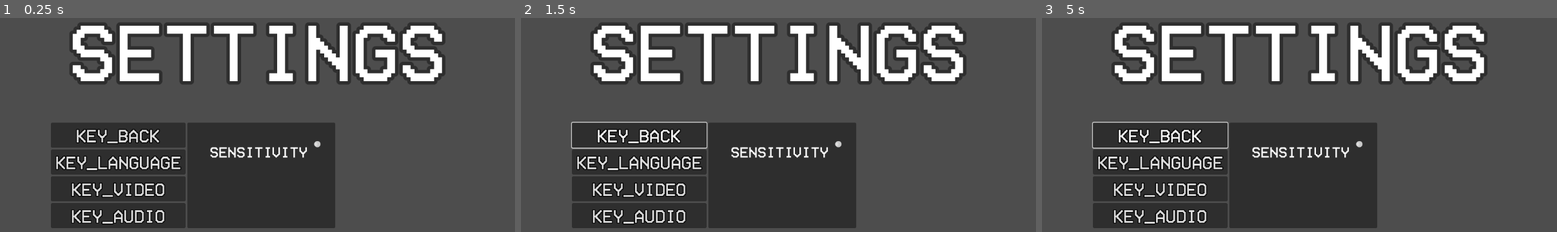
Above: before the commit, frames 1-3 (left to right).
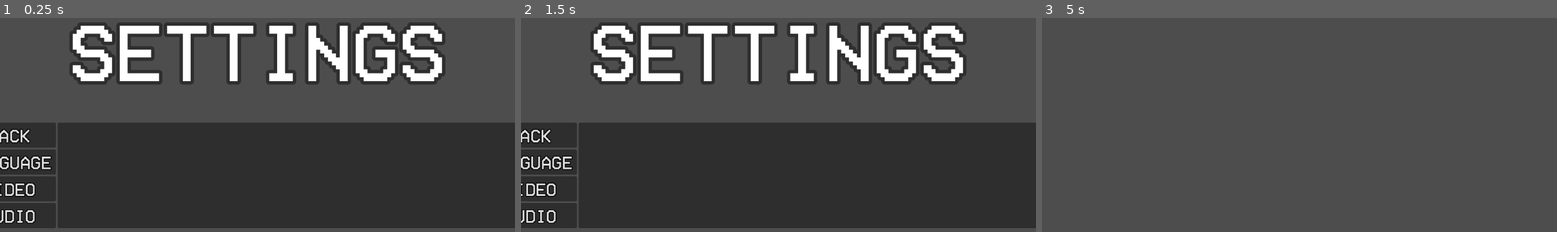
Above: after the commit, the same moments.

Repository: worghet/ICS4U___KALTBLUT
Game: Godot game, scene res://scenes/settings_menu.tscn
Two runs of this game, one before a commit and one after it. Both use one fixed random seed, a clock stepped at 60 frames per second and the inputs below. This scene is started directly instead of the project's main scene.
Inputs (mouse positions are in pixels of both pictures, inside the frame that each line leads up to):
- Up to frame 1 (0.25 s): no input
- Up to frame 2 (1.5 s): click (639, 135) at 0.5 s, where only the run before the commit has a clickable "KEY_BACK"; move the mouse to (891, 97) at 1.27 s; press the mouse at (891, 97) at 1.28 s; hold D (move_right) from 1.28 s (still down)
- Up to frame 3 (5 s): move the mouse to (1196, 127) at 2.02 s; release D (move_right) at 2.03 s; release the mouse at (1196, 127) at 2.03 s; hold S (move_backward) 2.03-2.78 s; right-click (1196, 127) at 2.1 s; move the mouse to (1351, 47) at 2.77 s; hold D (move_right) 2.78-3.53 s; hold E (spawn_enemy) 2.78-3.53 s; move the mouse to (1273, 169) at 3.52 s; hold W (move_forward) 3.53-4.28 s; click (1273, 169) at 3.6 s; move the mouse to (1454, 154) at 4.27 s; hold A (move_left) from 4.28 s (still down); hold Right mouse button (right_mouse_button) from 4.28 s (still down); tap Escape (escape) at 4.9 s

The runs differ from the first frame. In frame 1, 26% of the frame differs, in the area x 0-100%, y 49-99%; in frame 2, 26%; in frame 3, 39%, in the area x 9-87%, y 2-99%.

Commit message:
started on settings
idk how imma switch between; ts pmo

Diff:
--- a/kaltblut/scenes/credits.tscn
+++ b/kaltblut/scenes/credits.tscn
@@ -4,6 +4,21 @@
 [ext_resource type="Texture2D" uid="uid://b1sqend1r43p7" path="res://imports/textures/background.jpg" id="1_2ckv8"]
 [ext_resource type="Theme" uid="uid://bk7as4gxm1c8l" path="res://ui/theme.tres" id="2_0ctdu"]
 [ext_resource type="AudioStream" uid="uid://0myg4tu0ajrt" path="res://imports/sounds/music/darknightcrushed.mp3" id="4_2fbfq"]
+
+[sub_resource type="Animation" id="Animation_0ctdu"]
+length = 0.001
+tracks/0/type = "value"
+tracks/0/imported = false
+tracks/0/enabled = true
+tracks/0/path = NodePath("MarginContainer2/GridContainer/content:position")
+tracks/0/interp = 1
+tracks/0/loop_wrap = true
+tracks/0/keys = {
+"times": PackedFloat32Array(0),
+"transitions": PackedFloat32Array(1),
+"update": 0,
+"values": [Vector2(0, 139)]
+}
 
 [sub_resource type="Animation" id="Animation_2ckv8"]
 resource_name = "scroll down"
@@ -19,21 +34,6 @@
 "transitions": PackedFloat32Array(1, 1),
 "update": 0,
 "values": [Vector2(0, 30), Vector2(0, -450)]
-}
-
-[sub_resource type="Animation" id="Animation_0ctdu"]
-length = 0.001
-tracks/0/type = "value"
-tracks/0/imported = false
-tracks/0/enabled = true
-tracks/0/path = NodePath("MarginContainer2/GridContainer/content:position")
-tracks/0/interp = 1
-tracks/0/loop_wrap = true
-tracks/0/keys = {
-"times": PackedFloat32Array(0),
-"transitions": PackedFloat32Array(1),
-"update": 0,
-"values": [Vector2(0, 139)]
 }
 
 [sub_resource type="AnimationLibrary" id="AnimationLibrary_2fbfq"]
--- a/kaltblut/scenes/main-menu.tscn
+++ b/kaltblut/scenes/main-menu.tscn
@@ -89,5 +89,6 @@
 text = "KEY_QUIT"
 
 [connection signal="pressed" from="MarginContainer/GridContainer/play" to="." method="_on_play_pressed"]
+[connection signal="pressed" from="MarginContainer/GridContainer/settings" to="." method="_on_settings_pressed"]
 [connection signal="pressed" from="MarginContainer/GridContainer/credits" to="." method="_on_credits_pressed"]
 [connection signal="pressed" from="MarginContainer/GridContainer/quit" to="." method="_on_quit_pressed"]
--- a/kaltblut/scenes/settings_menu.gd
+++ b/kaltblut/scenes/settings_menu.gd
@@ -1,8 +1,52 @@
 extends Control
+
+
+enum {
+	ENGLISH,
+	RUSSIAN,
+	SPANISH,
+	FRENCH,
+	GERMAN
+}
+
+var LANGUAGE : String = TranslationServer.get_locale()
+
+
+func _input(event: InputEvent) -> void:
+	if event.is_action_pressed("escape"):
+		visible = false
 
 
 
 
+func _on_language_pressed() -> void:
+	$"center-container/up-down/left-right/setting_panel/video".visible = false
+
+	$"center-container/up-down/left-right/setting_panel/language".visible = true
+
 
 func _on_back_pressed() -> void:
-	get_tree().paused = true
+	visible = false
+
+
+func _on_video_pressed() -> void:
+	$"center-container/up-down/left-right/setting_panel/language".visible = false
+	$"center-container/up-down/left-right/setting_panel/video".visible = true
+
+
+
+func _on_audio_pressed() -> void:
+	pass # Replace with function body.
+
+
+func _on_option_button_item_selected(index: int) -> void:
+	match index:
+		# optimize w dictionary
+		ENGLISH: LANGUAGE = "en"
+		RUSSIAN: LANGUAGE = "ru"
+		SPANISH: LANGUAGE = "es"
+		FRENCH: LANGUAGE = "fr"
+		GERMAN: LANGUAGE = "ge"
+
+	print("lang changed to " + LANGUAGE)
+	TranslationServer.set_locale(LANGUAGE)
--- a/kaltblut/scenes/settings_menu.tscn
+++ b/kaltblut/scenes/settings_menu.tscn
@@ -78,29 +78,80 @@
 text = "KEY_AUDIO"
 
 [node name="setting_panel" type="PanelContainer" parent="center-container/up-down/left-right"]
+custom_minimum_size = Vector2(1200, 0)
 layout_mode = 2
 
-[node name="MarginContainer" type="MarginContainer" parent="center-container/up-down/left-right/setting_panel"]
+[node name="language" type="MarginContainer" parent="center-container/up-down/left-right/setting_panel"]
+visible = false
 layout_mode = 2
 theme_override_constants/margin_left = 40
 theme_override_constants/margin_top = 40
 theme_override_constants/margin_right = 40
 theme_override_constants/margin_bottom = 40
 
-[node name="individual_settings" type="GridContainer" parent="center-container/up-down/left-right/setting_panel/MarginContainer"]
+[node name="individual_settings" type="GridContainer" parent="center-container/up-down/left-right/setting_panel/language"]
 layout_mode = 2
 
-[node name="set" type="GridContainer" parent="center-container/up-down/left-right/setting_panel/MarginContainer/individual_settings"]
+[node name="set" type="GridContainer" parent="center-container/up-down/left-right/setting_panel/language/individual_settings"]
+custom_minimum_size = Vector2(1000, 0)
 layout_mode = 2
 columns = 2
 
-[node name="Label" type="Label" parent="center-container/up-down/left-right/setting_panel/MarginContainer/individual_settings/set"]
+[node name="Label" type="Label" parent="center-container/up-down/left-right/setting_panel/language/individual_settings/set"]
+layout_mode = 2
+theme = ExtResource("2_wswnh")
+text = "LANGUAGE: "
+
+[node name="OptionButton" type="OptionButton" parent="center-container/up-down/left-right/setting_panel/language/individual_settings/set"]
+custom_minimum_size = Vector2(875, 0)
+layout_mode = 2
+mouse_default_cursor_shape = 2
+theme = ExtResource("2_wswnh")
+theme_override_fonts/font = ExtResource("1_cr101")
+theme_override_font_sizes/font_size = 30
+allow_reselect = true
+item_count = 2
+popup/item_0/text = "KEY_ENGLISH"
+popup/item_0/id = 0
+popup/item_1/text = "KEY_RUSSIAN"
+popup/item_1/id = 1
+
+[node name="video" type="MarginContainer" parent="center-container/up-down/left-right/setting_panel"]
+visible = false
+layout_mode = 2
+theme_override_constants/margin_left = 40
+theme_override_constants/margin_top = 40
+theme_override_constants/margin_right = 40
+theme_override_constants/margin_bottom = 40
+
+[node name="individual_settings" type="GridContainer" parent="center-container/up-down/left-right/setting_panel/video"]
+layout_mode = 2
+
+[node name="set" type="GridContainer" parent="center-container/up-down/left-right/setting_panel/video/individual_settings"]
+custom_minimum_size = Vector2(1000, 0)
+layout_mode = 2
+theme_override_constants/h_separation = 20
+theme_override_constants/v_separation = 10
+columns = 2
+
+[node name="Label" type="Label" parent="center-container/up-down/left-right/setting_panel/video/individual_settings/set"]
 layout_mode = 2
 theme = ExtResource("2_wswnh")
 text = "SENSITIVITY"
 
-[node name="HSlider" type="HSlider" parent="center-container/up-down/left-right/setting_panel/MarginContainer/individual_settings/set"]
+[node name="VBoxContainer" type="VBoxContainer" parent="center-container/up-down/left-right/setting_panel/video/individual_settings/set"]
+custom_minimum_size = Vector2(885, 0)
 layout_mode = 2
-ticks_on_borders = true
+theme_override_constants/separation = 4
+alignment = 1
+
+[node name="HSlider" type="HSlider" parent="center-container/up-down/left-right/setting_panel/video/individual_settings/set/VBoxContainer"]
+layout_mode = 2
+value = 50.0
+scrollable = false
 
 [connection signal="pressed" from="center-container/up-down/left-right/options/back" to="." method="_on_back_pressed"]
+[connection signal="pressed" from="center-container/up-down/left-right/options/language" to="." method="_on_language_pressed"]
+[connection signal="pressed" from="center-container/up-down/left-right/options/video" to="." method="_on_video_pressed"]
+[connection signal="pressed" from="center-container/up-down/left-right/options/audio" to="." method="_on_audio_pressed"]
+[connection signal="item_selected" from="center-container/up-down/left-right/setting_panel/language/individual_settings/set/OptionButton" to="." method="_on_option_button_item_selected"]
--- a/kaltblut/scenes/world.tscn
+++ b/kaltblut/scenes/world.tscn
@@ -1,10 +1,11 @@
-[gd_scene load_steps=9 format=3 uid="uid://dfcxxdr8ftki7"]
+[gd_scene load_steps=10 format=3 uid="uid://dfcxxdr8ftki7"]
 
 [ext_resource type="Script" uid="uid://ddl6xsfrx6xdh" path="res://scripts/world.gd" id="1_k0juu"]
 [ext_resource type="PackedScene" uid="uid://tdeg5iqfiug5" path="res://scenes/environment.tscn" id="1_rwgxs"]
 [ext_resource type="PackedScene" uid="uid://bv3at001lt1ea" path="res://scenes/player.tscn" id="2_rwgxs"]
 [ext_resource type="AudioStream" uid="uid://bgt3phriwbwvm" path="res://imports/sounds/wind/Wind_1.mp3" id="4_71j4m"]
 [ext_resource type="PackedScene" uid="uid://ehl8yelpph3d" path="res://scenes/pause-menu.tscn" id="5_71j4m"]
+[ext_resource type="Script" uid="uid://dy5l53mbv60yn" path="res://scenes/settings_menu.gd" id="5_i7141"]
 
 [sub_resource type="NavigationMesh" id="NavigationMesh_rwgxs"]
 vertices = PackedVector3Array(-21.9734, 0.5, -7.25733, -11.7234, 0.5, -7.00733, -11.7234, 0.5, -8.50733, -10.9734, 0.5, …(678 unchanged characters)…
@@ -56,6 +57,7 @@
 parameters/looping = true
 
 [node name="CanvasLayer" type="CanvasLayer" parent="."]
+script = ExtResource("5_i7141")
 
 [node name="pause-menu" parent="CanvasLayer" instance=ExtResource("5_71j4m")]
 visible = false
--- a/kaltblut/scripts/main_menu.gd
+++ b/kaltblut/scripts/main_menu.gd
@@ -2,9 +2,6 @@
 
 func _on_play_pressed() -> void:
 	get_tree().change_scene_to_file("res://scenes/world.tscn")
-
-
-
 
 func _on_quit_pressed() -> void:
 	get_tree().quit()
@@ -12,3 +9,9 @@
 
 func _on_credits_pressed() -> void:
 	get_tree().change_scene_to_file("res://scenes/credits.tscn")
+
+
+
+func _on_settings_pressed() -> void:
+	$MarginContainer.visible = false
+	$CanvasLayer.visible = true
